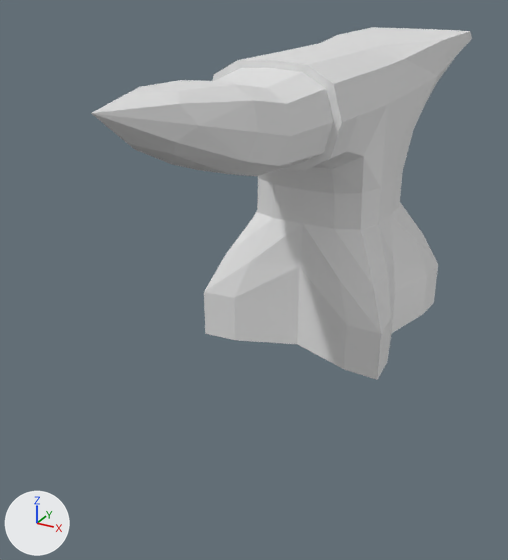
What one commit did to the Blender file salemstalker/Assets/3D/buildings/anvil.blend.
The view is the same before and after, from a 50 mm camera at (4.14, -10.03, 5.17) aimed at (-0.64, -1.33, 0.83). Lighting does not change. The marker at lower left points along +X, +Y and +Z.

The older version as bpy lines, for what is in view:
```python
me_cube_001 = bpy.data.meshes.new('Cube.001')
me_cube_001.from_pydata(...)  # 262 vertices, 260 faces; spans x -1.47..1.47, y -5.38..4.49, z -1.68..2.74
me_cube_001.materials.append(mat_metal)  # white #e7e7e7
ob_cube = bpy.data.objects.new('Cube', me_cube_001)
ob_cube.location = (0.0, 0.0, 1.43)
```
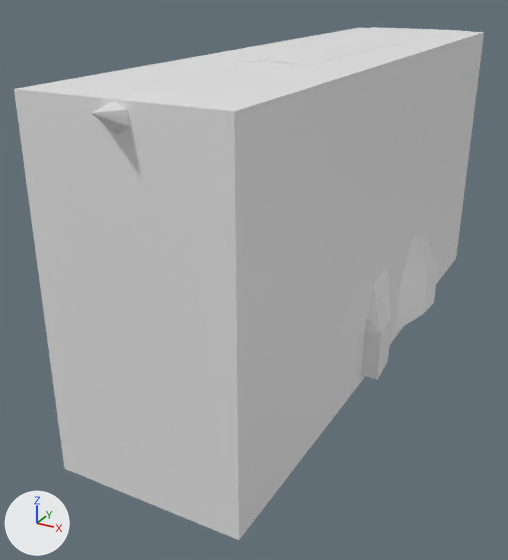
Commit message: model colonys

What differs and where, as boxes (x1, y1, x2, y2) in the pictures (508 x 560 px):
'cube-colony', added: after (14, 28, 484, 540)
'Cube', unchanged, covered by the edit: before (91, 27, 472, 380); after (91, 27, 470, 380)

What changed in the scene script:
```text
Add me_cube:
    me_cube.from_pydata(...)  # a box spanning x -1.0..1.0, y -1.0..1.0, z -1.0..1.0
Add ob_cube_colony:
    ob_cube_colony = bpy.data.objects.new('cube-colony', me_cube)
    ob_cube_colony.location = (0.0, -0.48, 1.88)
    ob_cube_colony.scale = (1.22, 4.58, 2.25)
```
